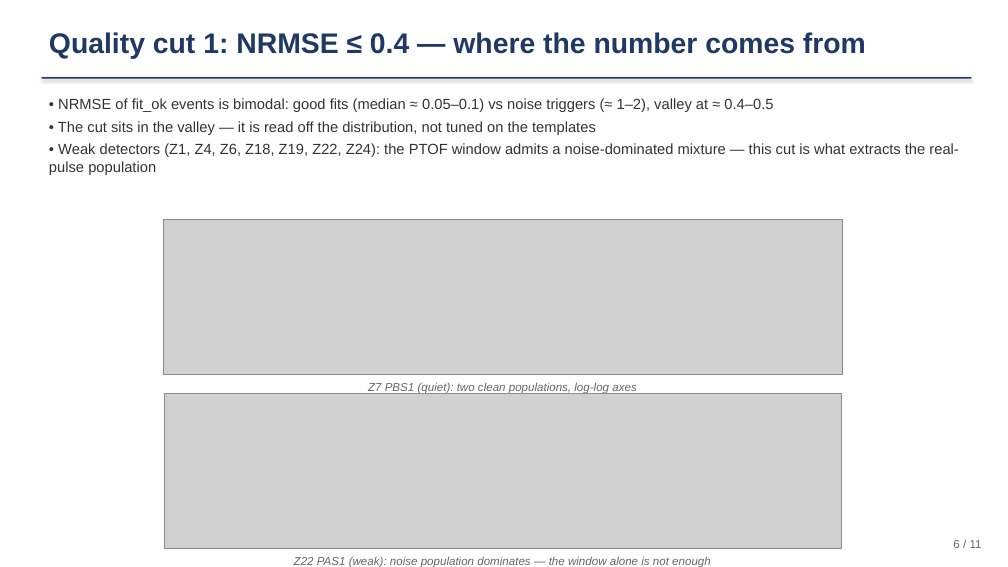
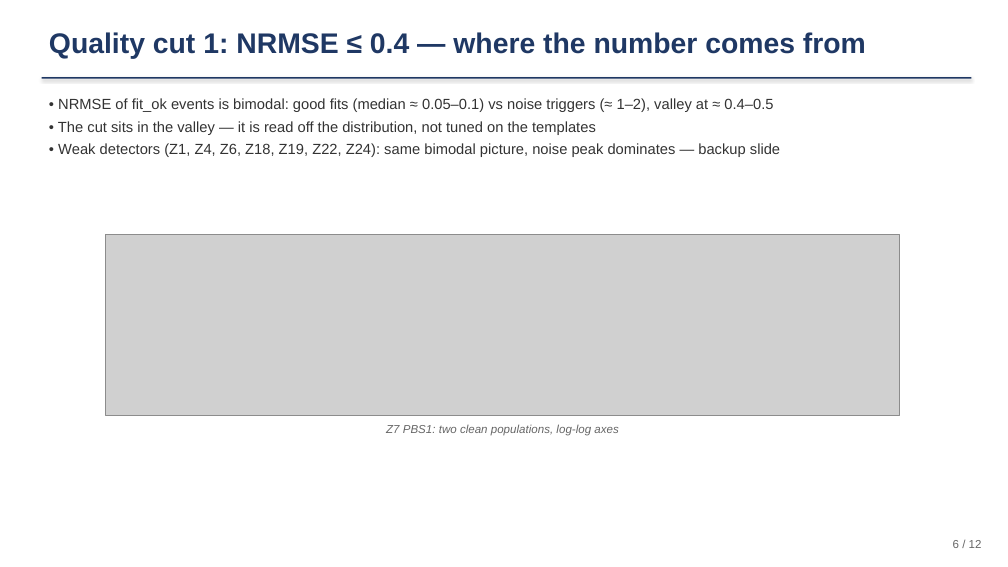
Before and after one commit to ZhihengLi0/urop, a slide deck: slide 6 of snolab/presentation/SNOLAB_R4_pulse_templates_20260715.pptx. Drawn at 1008x567 pixels with LibreOffice and Linux fonts; fonts in the diff are those of the drawing; grey boxes stand for pictures. Boxes give left, top, right and bottom in pixels: in the first picture for what was removed or moved away, otherwise in the second. Text is boxed around its words. In the diff, an @@ line names an element or a change of style, - is before the commit and + after.

```diff
--- a/snolab/presentation/SNOLAB_R4_pulse_templates_20260715.pptx
+++ b/snolab/presentation/SNOLAB_R4_pulse_templates_20260715.pptx
@@ text at [58, 143, 780, 157]: text changed @@
-• Weak detectors (Z1, Z4, Z6, Z18, Z19, Z22, Z24): the PTOF window admits a noise-dominated mixture — this cut is what extracts the real-pulse population
+• Weak detectors (Z1, Z4, Z6, Z18, Z19, Z22, Z24): same bimodal picture, noise peak dominates — backup slide
@@ picture: place and size @@
-picture at [163, 219, 843, 374]
+picture at [106, 234, 900, 415]
@@ picture removed at [165, 393, 842, 548] @@
@@ text at [386, 424, 618, 436]: text changed @@
-Z7 PBS1 (quiet): two clean populations, log-log axes
+Z7 PBS1: two clean populations, log-log axes
@@ text removed at [294, 556, 711, 567] @@
-Z22 PAS1 (weak): noise population dominates — the window alone is not enough
@@ text at [953, 540, 982, 548]: text changed @@
-6 / 11
+6 / 12
```
Also in this commit, not shown: 9 other slides changed, 1 slide added, 9 other files.
